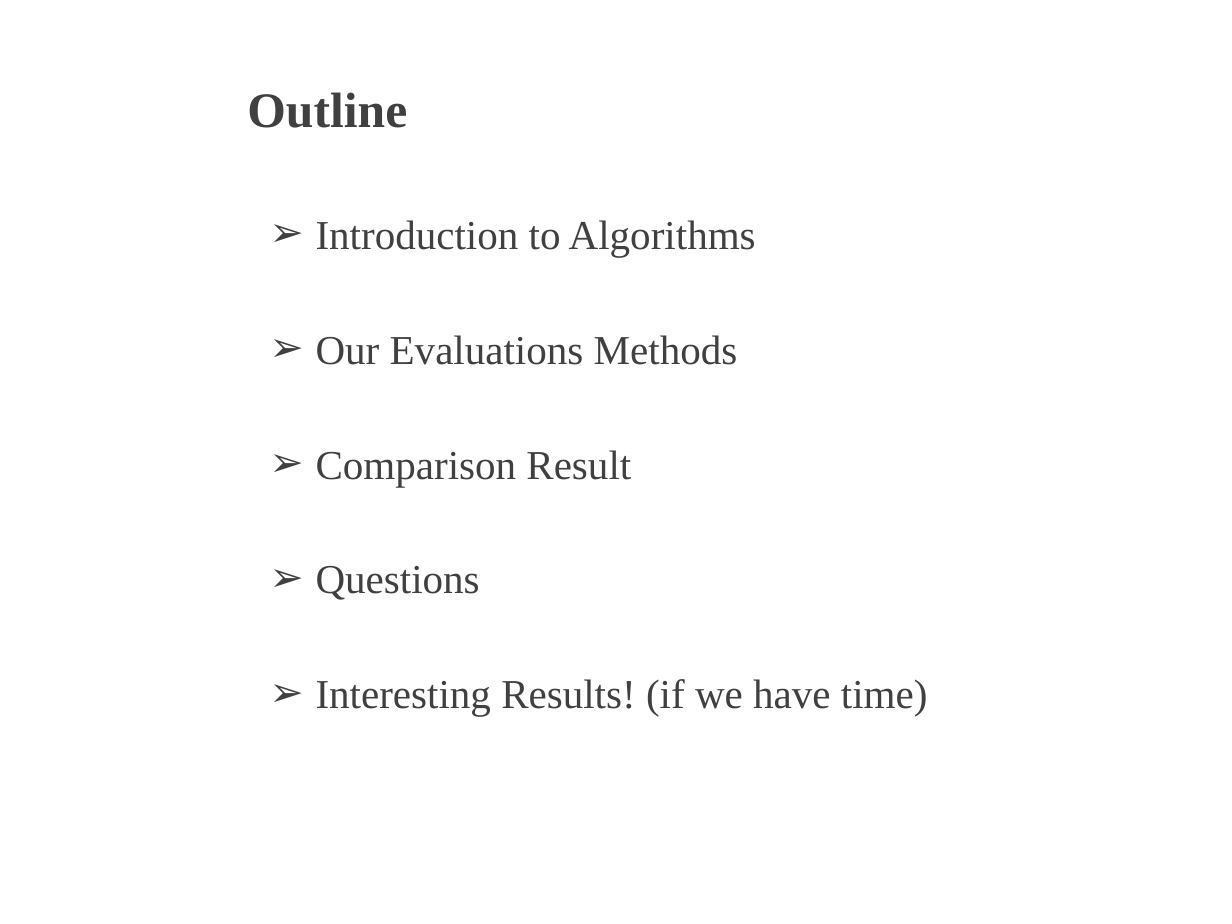
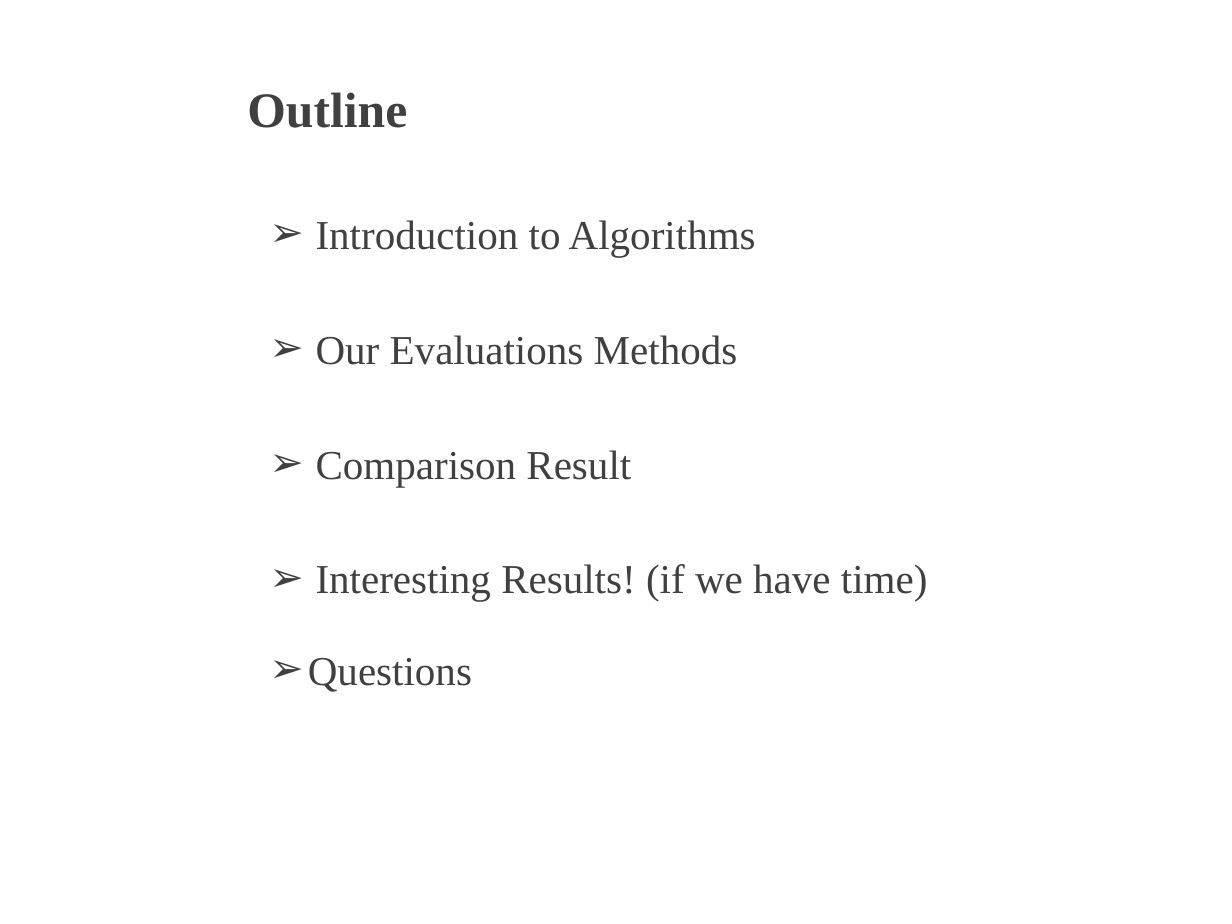
Before and after one commit to TZstatsADS/Spr2017-proj4-team13, a slide deck: slide 2 of doc/presentation.pptx. Drawn at 1232x924 pixels with LibreOffice and Linux fonts; fonts in the diff are those of the drawing; background and template pictures are left out. Boxes give left, top, right and bottom in pixels: in the first picture for what was removed or moved away, otherwise in the second. Text is boxed around its words. In the diff, an @@ line names an element or a change of style, - is before the commit and + after.

```diff
--- a/doc/presentation.pptx
+++ b/doc/presentation.pptx
@@ text at (316, 564, 928, 601): paragraph added @@
+➢ Interesting Results! (if we have time)
@@ text at (308, 658, 472, 692): indent changed @@
@@ text at (316, 679, 928, 716): paragraph removed @@
-➢ Interesting Results! (if we have time)
```
Also in this commit, not shown: 3 other slides changed.
